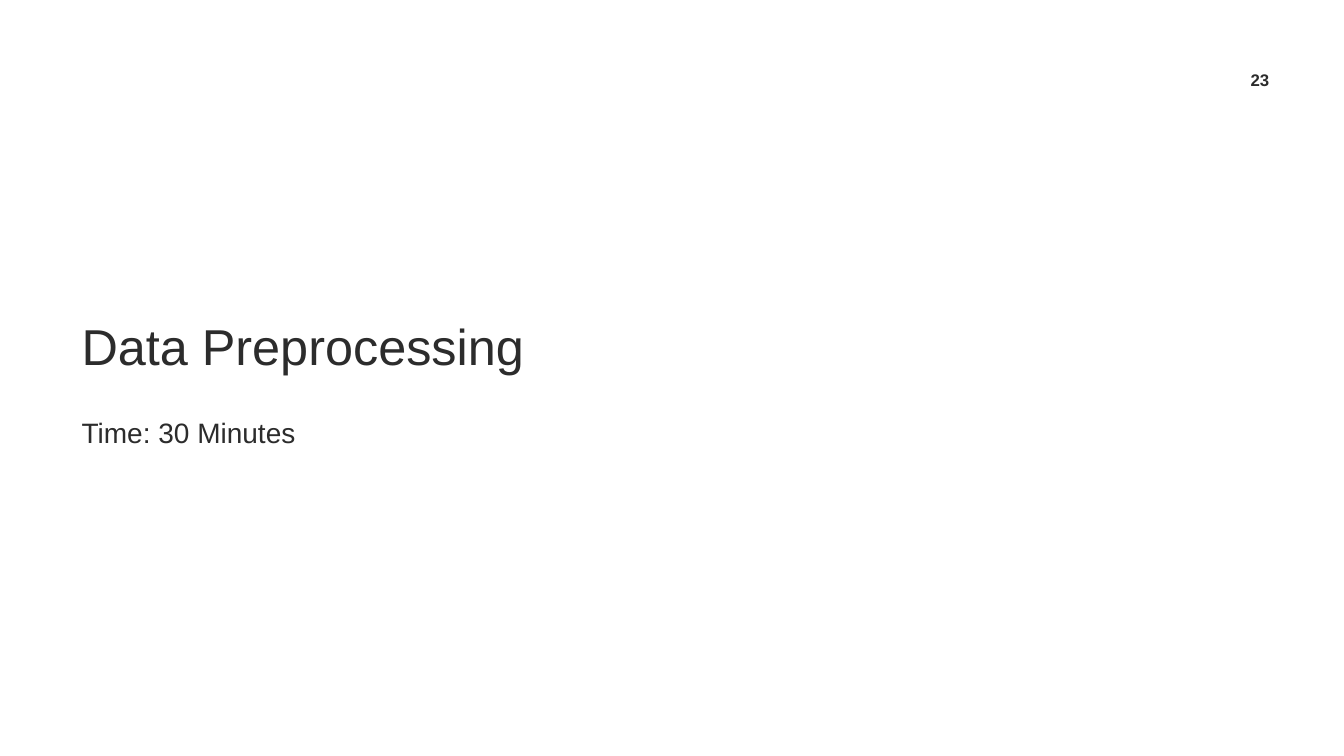
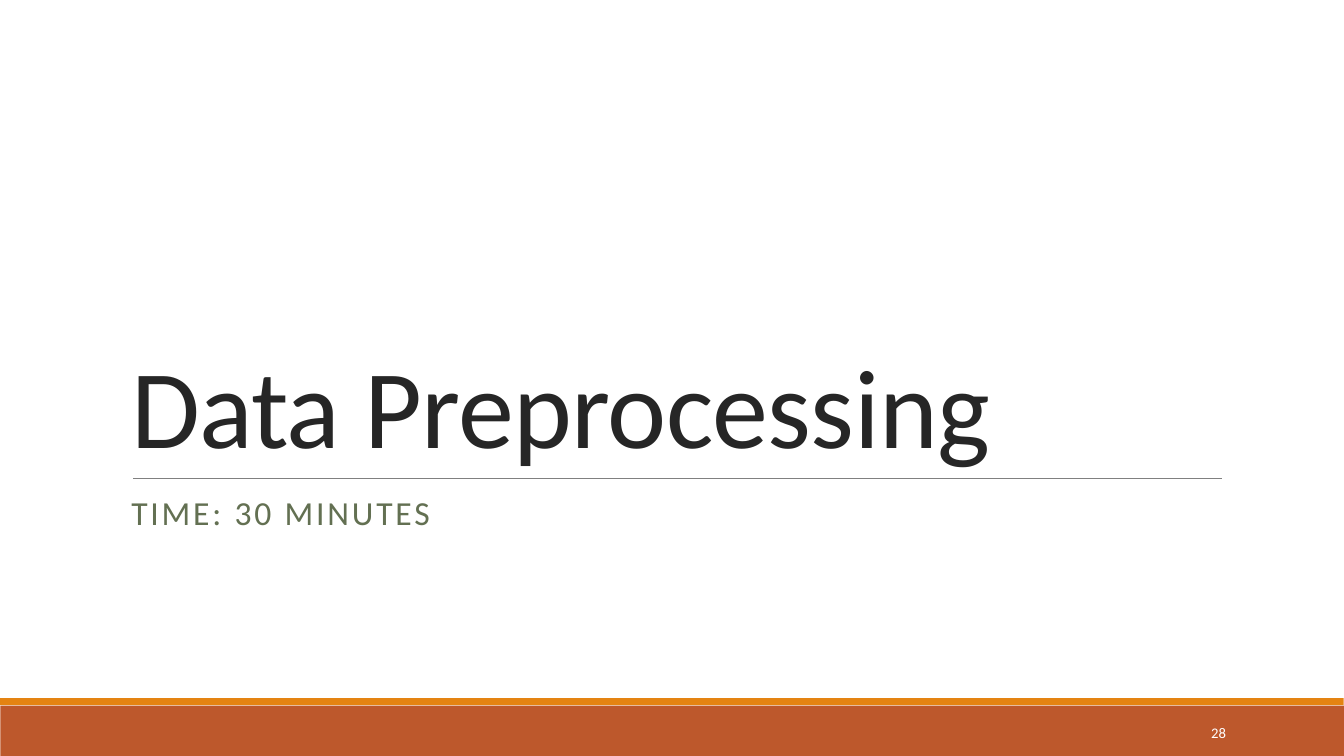
Before and after one commit to TrainingByPackt/Natural-Language-Processing-Fundamentals, a slide deck: slide 28 of Lesson-7-VectorRepresentations/Lesson 7.pptx (slide 23 before the commit). Drawn at 1344x756 pixels with LibreOffice and Linux fonts; fonts in the diff are those of the drawing; background and template pictures are left out. Boxes give left, top, right and bottom in pixels: in the first picture for what was removed or moved away, otherwise in the second. Text is boxed around its words. In the diff, an @@ line names an element or a change of style, - is before the commit and + after.

```diff
--- a/Lesson-7-VectorRepresentations/Lesson 7.pptx
+++ b/Lesson-7-VectorRepresentations/Lesson 7.pptx
@@ title "Data Preprocessing": place and size @@
-title "Data Preprocessing" at <box>82,328,524,375</box>
+title "Data Preprocessing" at <box>131,371,990,468</box>
@@ title "Data Preprocessing" at <box>131,371,990,468</box>: size 36 to 80 pt, font Arial to Calibri, text colour #2C2C2C to #262626, letter spacing 0 to -0.5 pt; line spacing 1 to 0.85 @@
@@ page number removed at <box>1251,74,1270,86</box> @@
-23
@@ line added from (133, 479) to (1222, 479), #808080 0.5 pt @@
@@ subtitle at <box>131,503,430,525</box>: text changed; size 20 to 24 pt; font Arial to Calibri; text colour #2C2C2C to #637052 @@
-Time: 30 Minutes
+TIME: 30 MINUTES
@@ rectangle added at <box>0,706,1344,756</box>, fill #BD582C @@
@@ rectangle added at <box>0,699,1344,706</box>, fill #E48312 @@
@@ page number added at <box>1211,728,1226,738</box>, 10.5 pt, text #FFFFFF @@
+28
```
Also in this commit, not shown: 23 other slides changed, 5 slides added, 3 other files.
